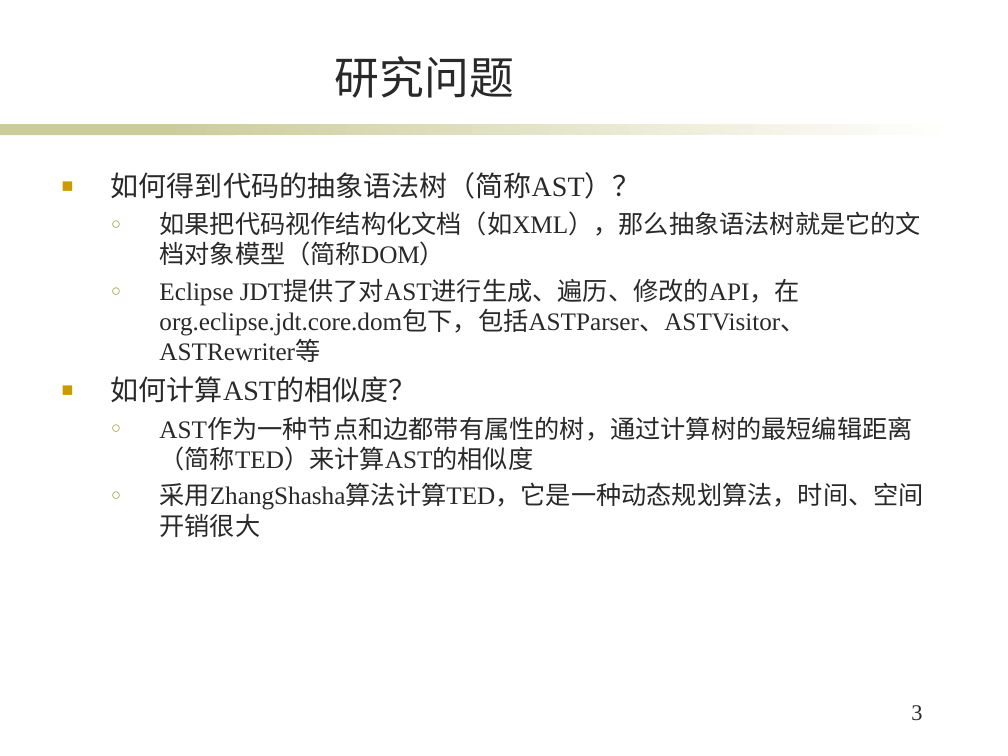
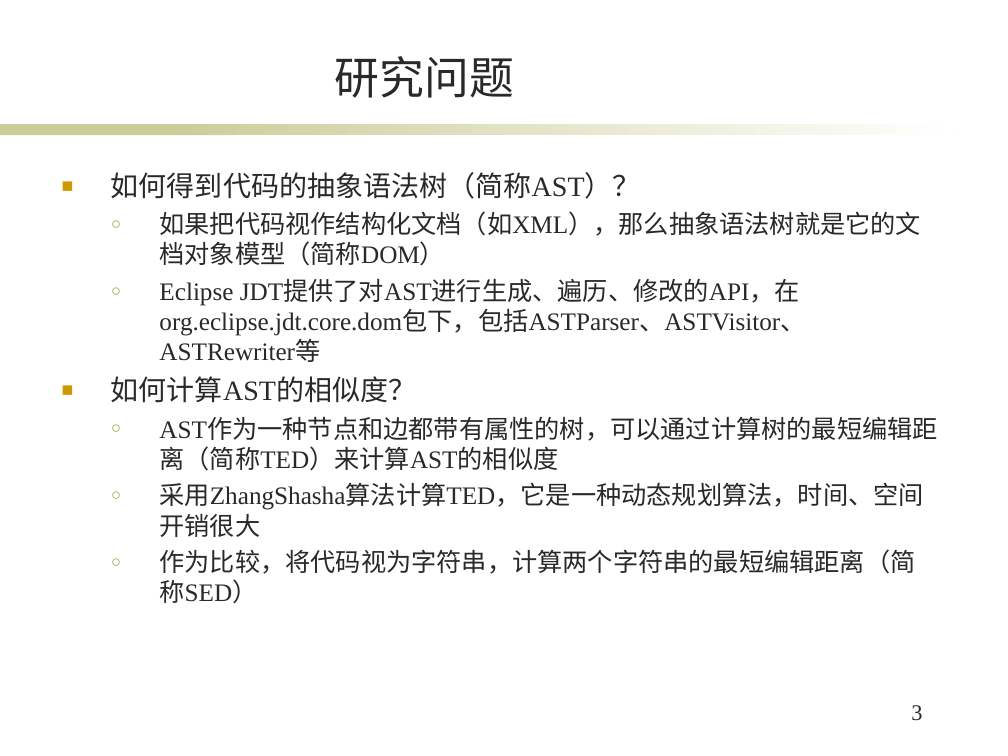
Before and after one commit to killxin/student-project, a slide deck: slide 3 of sat-ast-ted/实验报告.ppt. Drawn at 1008x756 pixels with LibreOffice and Linux fonts; fonts in the diff are those of the drawing; background and template pictures are left out. Boxes give left, top, right and bottom in pixels: in the first picture for what was removed or moved away, otherwise in the second. Text is boxed around its words. In the diff, an @@ line names an element or a change of style, - is before the commit and + after.

```diff
--- a/sat-ast-ted/实验报告.ppt
+++ b/sat-ast-ted/实验报告.ppt
@@ text at [159,418,937,471]: text changed @@
-  ○ AST作为一种节点和边都带有属性的树，通过计算树的最短编辑距离（简称TED）来计算AST的相似度
+  ○ AST作为一种节点和边都带有属性的树，可以通过计算树的最短编辑距离（简称TED）来计算AST的相似度
@@ text at [159,549,915,604]: paragraph added @@
+  ○ 作为比较，将代码视为字符串，计算两个字符串的最短编辑距离（简称SED）
```
Also in this commit, not shown: 7 other slides changed, 2 slides added, 6 other files.
